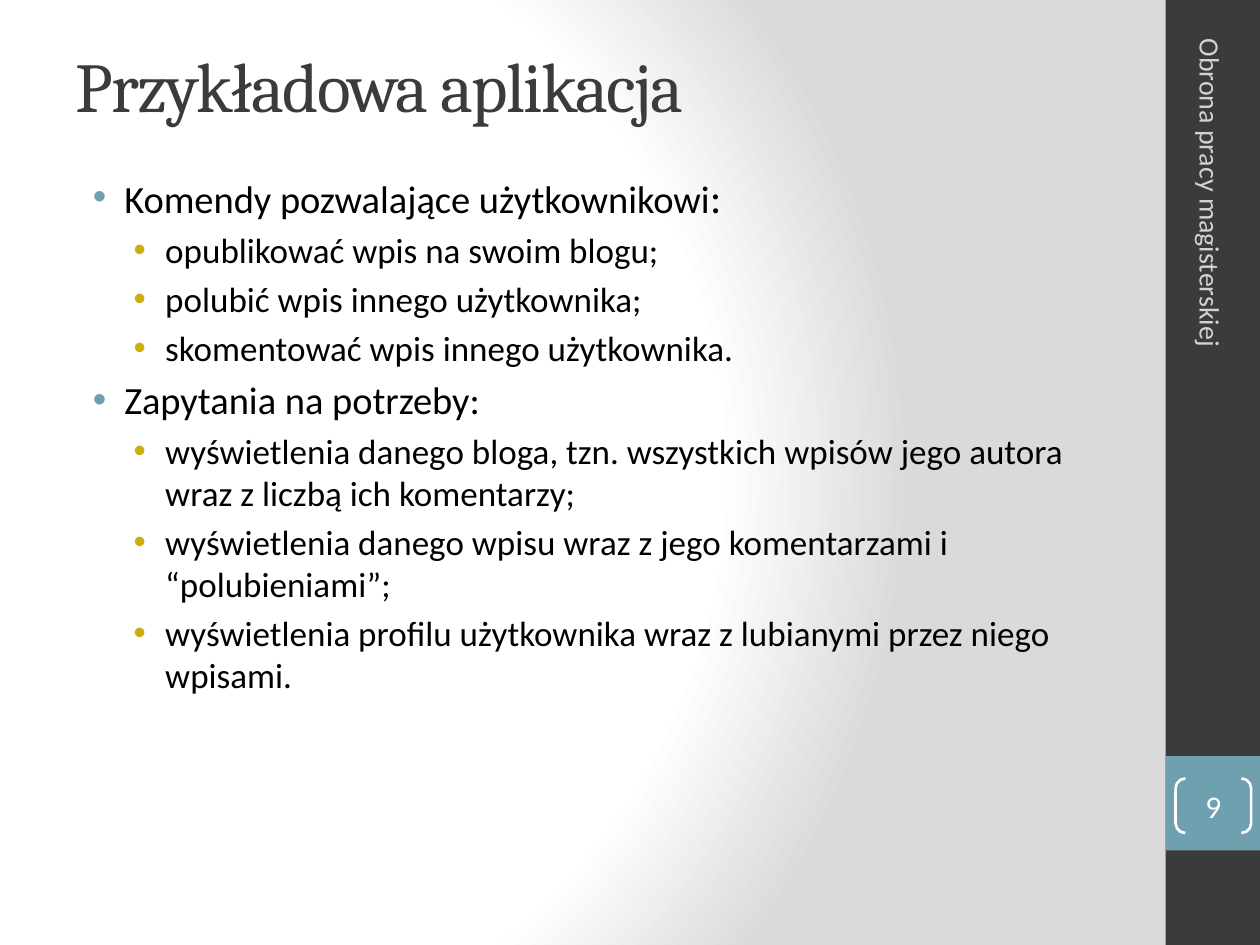
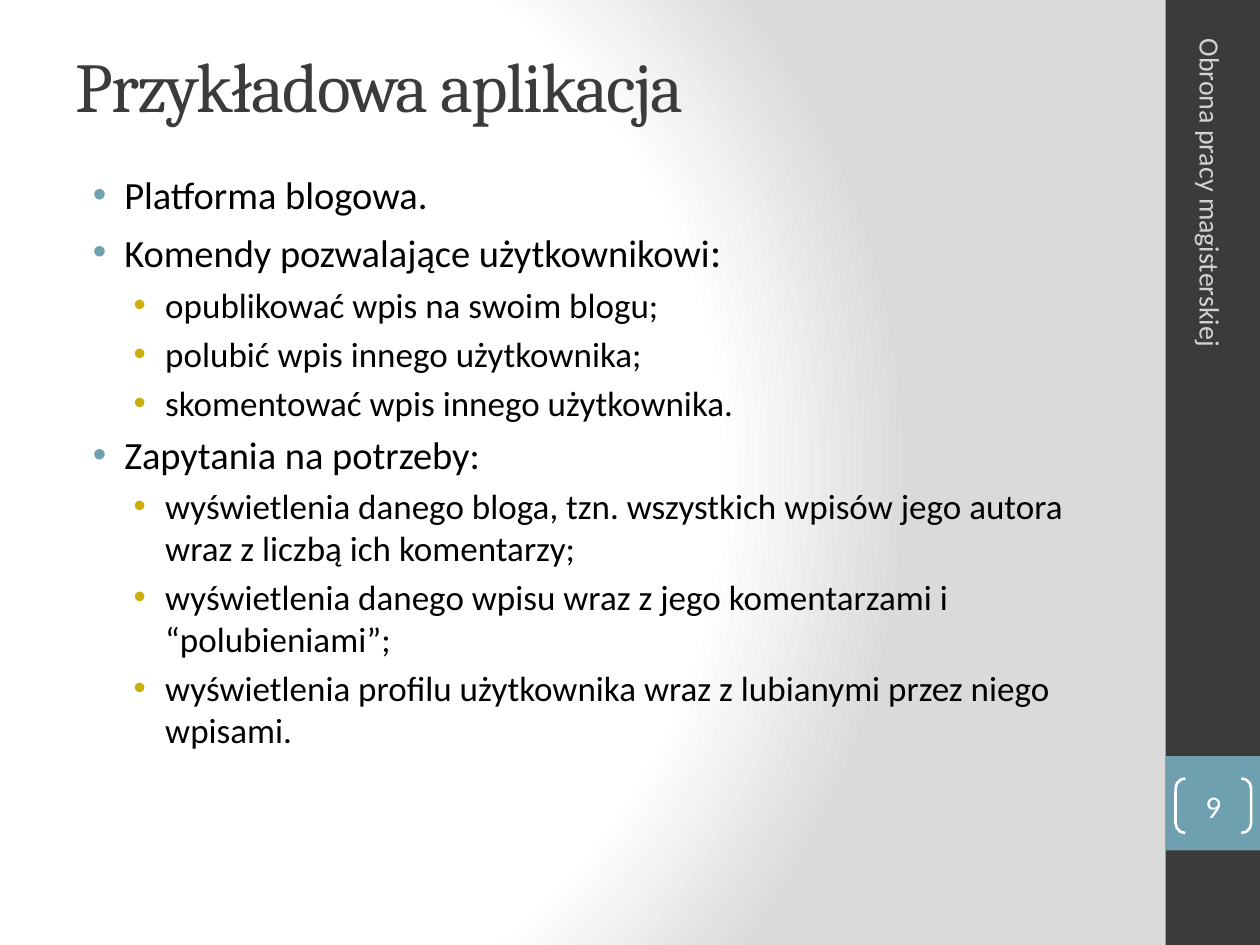
Before and after one commit to manisero/MasterThesis, a slide deck: slide 9 of thesis/presentation/presentation.pptx. Drawn at 1260x945 pixels with LibreOffice and Linux fonts; fonts in the diff are those of the drawing. Boxes give left, top, right and bottom in pixels: in the first picture for what was removed or moved away, otherwise in the second. Text is boxed around its words. In the diff, an @@ line names an element or a change of style, - is before the commit and + after.

```diff
--- a/thesis/presentation/presentation.pptx
+++ b/thesis/presentation/presentation.pptx
@@ text at (124, 182, 427, 216): paragraph added @@
+• Platforma blogowa.
```
Also in this commit, not shown: 2 other slides changed, 1 other file.
